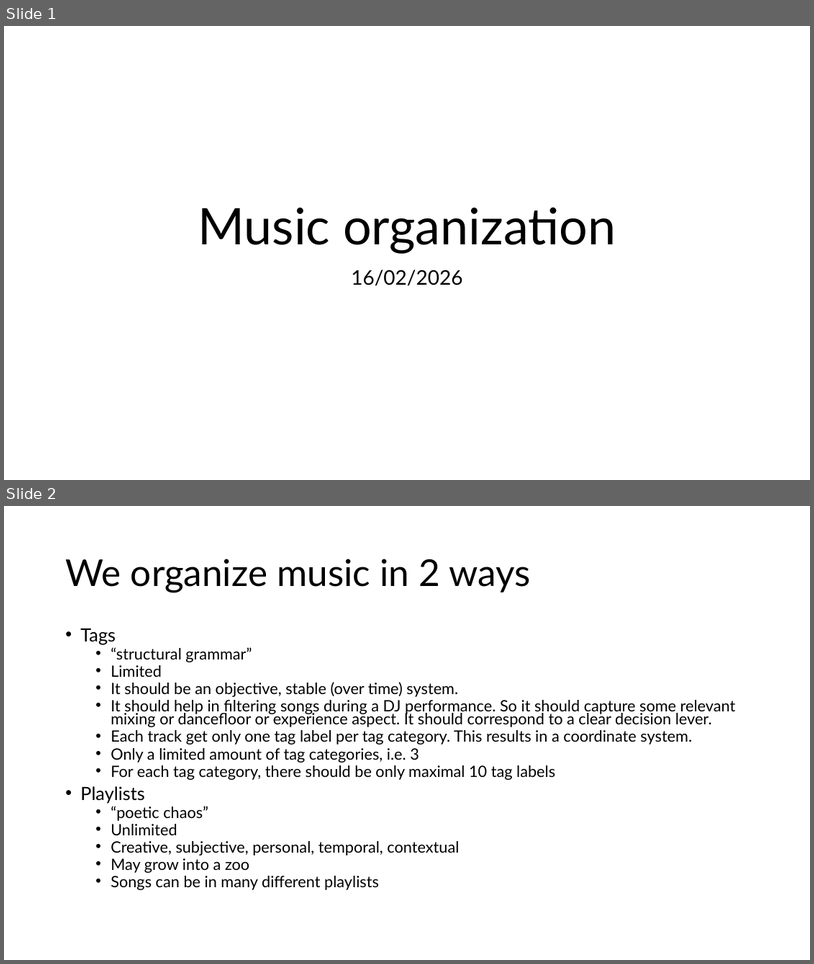
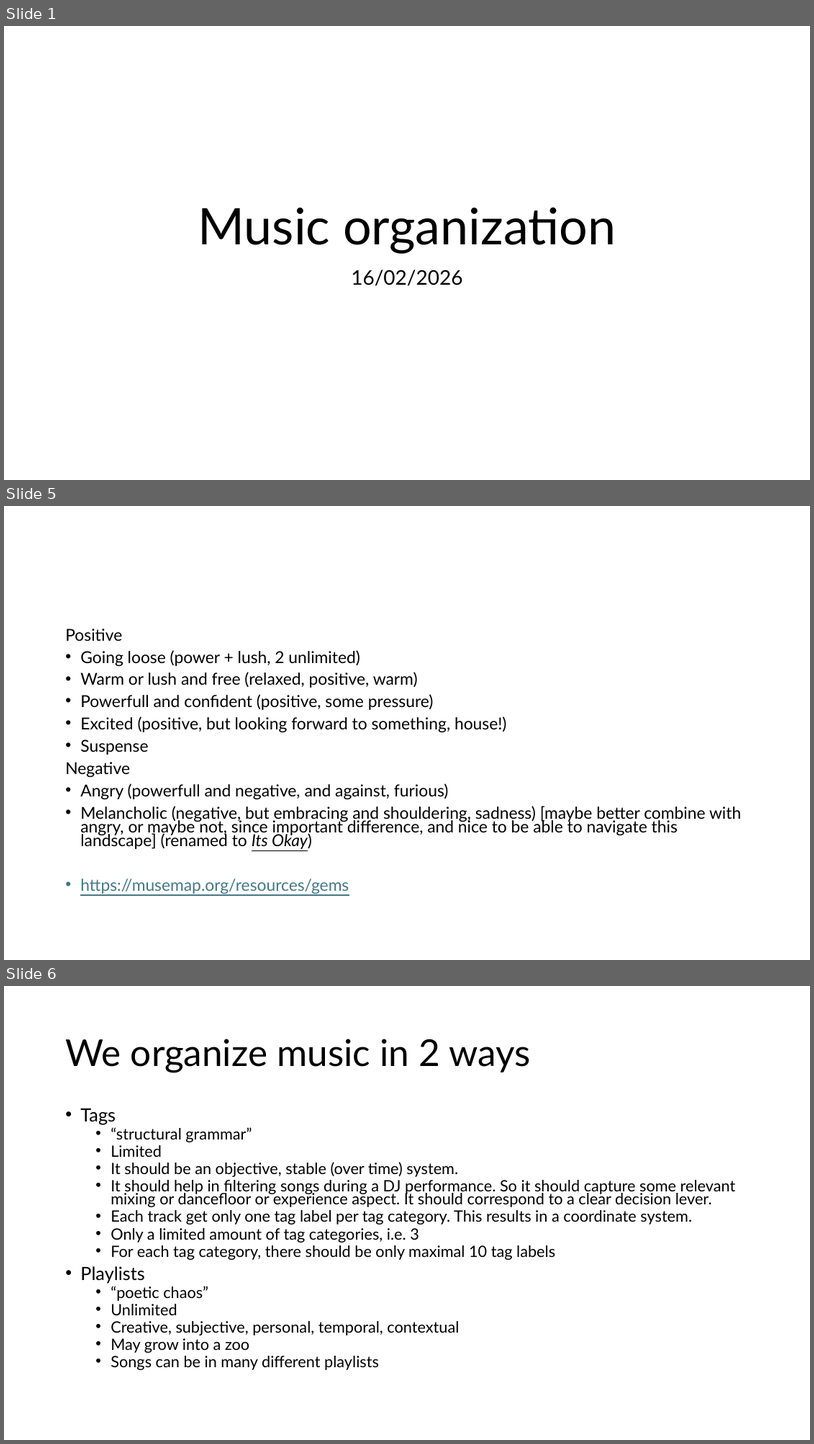
Before and after one commit to pier3100/OrangeJukebox750, a slide deck: MusicOrganization/Music organization.pptx. Shown one above the other, each under a label of ours: slides 1 and 2 before the commit, slides 1, 5 and 6 after it; the slides between them are not shown. The pictures are 814x964 and 814x1444 pixels, drawn with LibreOffice and Linux fonts; fonts in the diff are those of the drawing. Boxes give left, top, right and bottom in pixels: in the first picture for what was removed or moved away, otherwise in the second. Text is boxed around its words. In the diff, an @@ line names an element or a change of style, - is before the commit and + after.

```diff
--- a/MusicOrganization/Music organization.pptx
+++ b/MusicOrganization/Music organization.pptx
@@ slide 5 added at bbox=[4, 506, 810, 960], background #FFFFFF @@
@@ text added at bbox=[65, 628, 741, 893], 19.6 pt, text #000000 @@
+Positive
+• Going loose (power + lush, 2 unlimited)
+• Warm or lush and free (relaxed, positive, warm)
+• Powerfull and confident (positive, some pressure)
+• Excited (positive, but looking forward to something, house!)
+• Suspense
+Negative
+• Angry (powerfull and negative, and against, furious)
+• Melancholic (negative, but embracing and shouldering, sadness) [maybe better combine with angry, or maybe not, since important difference, and nice to be able to navigate this landscape] (renamed to Its Okay)
+• https://musemap.org/resources/gems
@@ what was slide 2 is now slide 6 @@
```
Also in this commit, not shown: 3 other slides added, 2 other files.
